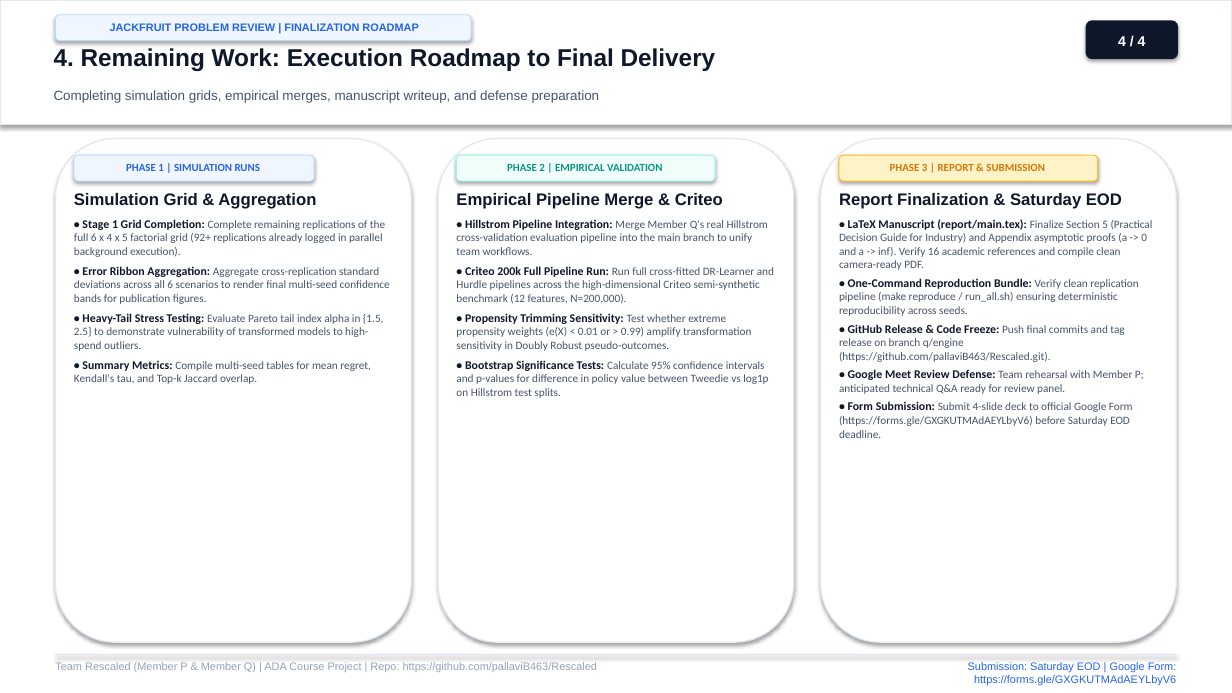
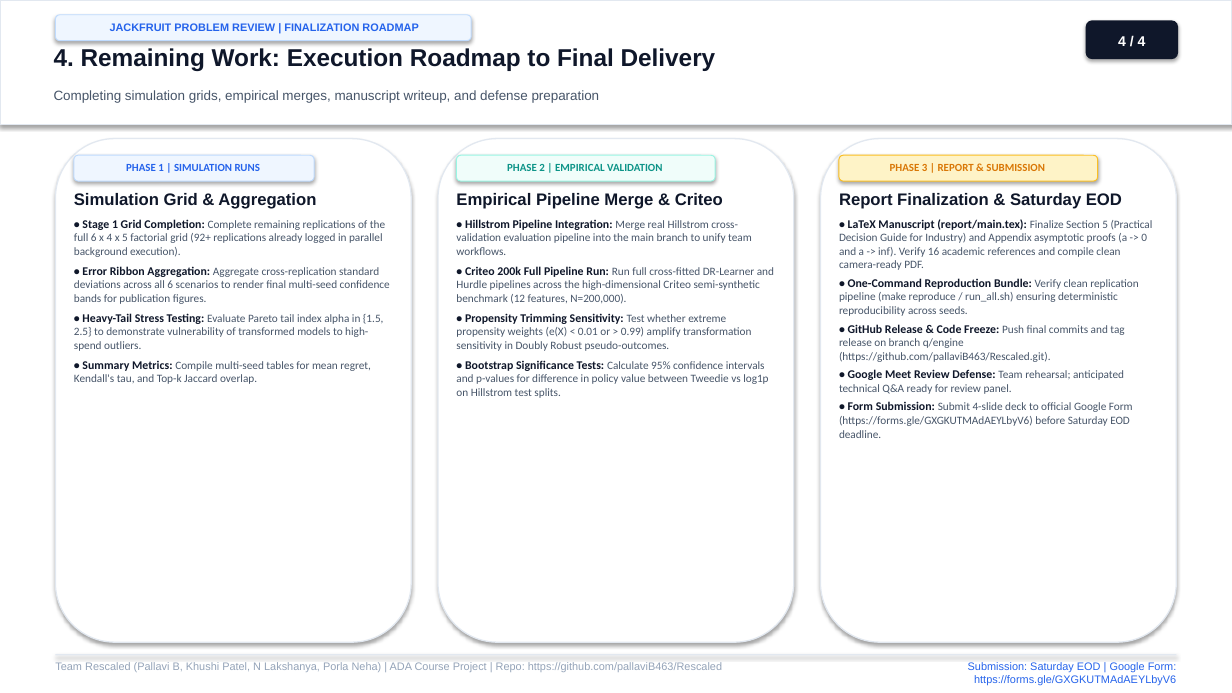
Before and after one commit to pallaviB463/Rescaled, a slide deck: slide 4 of presentation/jackfruit_review_4slides.pptx. Drawn at 1232x693 pixels with LibreOffice and Linux fonts; fonts in the diff are those of the drawing. Boxes give left, top, right and bottom in pixels: in the first picture for what was removed or moved away, otherwise in the second. Text is boxed around its words. In the diff, an @@ line names an element or a change of style, - is before the commit and + after.

Commit message:
docs: add Team_Rescaled_Deliverables and update all authors with 4 team members

```diff
--- a/presentation/jackfruit_review_4slides.pptx
+++ b/presentation/jackfruit_review_4slides.pptx
@@ text at [456,219,752,255]: text changed @@
-• Hillstrom Pipeline Integration: Merge Member Q's real Hillstrom cross-validation evaluation pipeline into the main branch to unify team workflows.
+• Hillstrom Pipeline Integration: Merge real Hillstrom cross-validation evaluation pipeline into the main branch to unify team workflows.
@@ text at [839,369,1124,394]: text changed @@
-• Google Meet Review Defense: Team rehearsal with Member P; anticipated technical Q&A ready for review panel.
+• Google Meet Review Defense: Team rehearsal; anticipated technical Q&A ready for review panel.
@@ text at [55,662,722,672]: text changed @@
-Team Rescaled (Member P & Member Q) | ADA Course Project | Repo: https://github.com/pallaviB463/Rescaled
+Team Rescaled (Pallavi B, Khushi Patel, N Lakshanya, Porla Neha) | ADA Course Project | Repo: https://github.com/pallaviB463/Rescaled
```
Also in this commit, not shown: 3 other slides changed, 31 other files.
